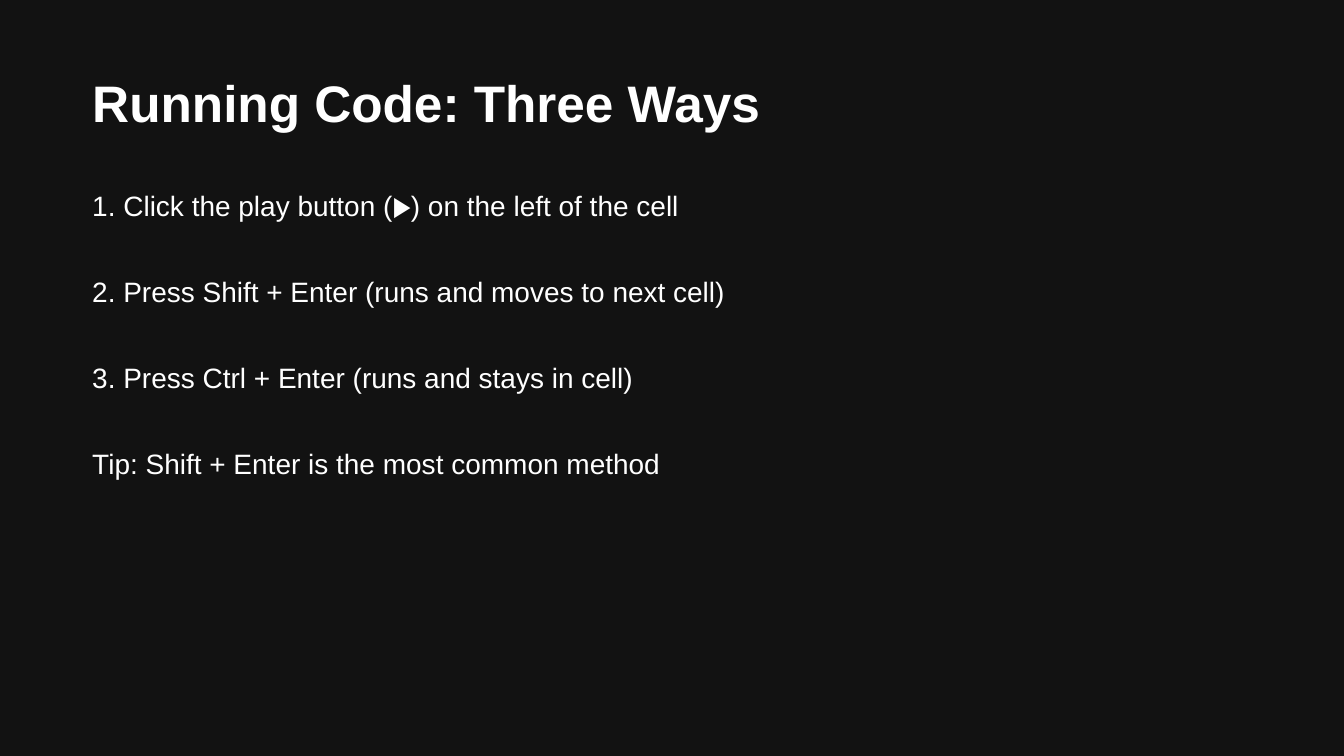
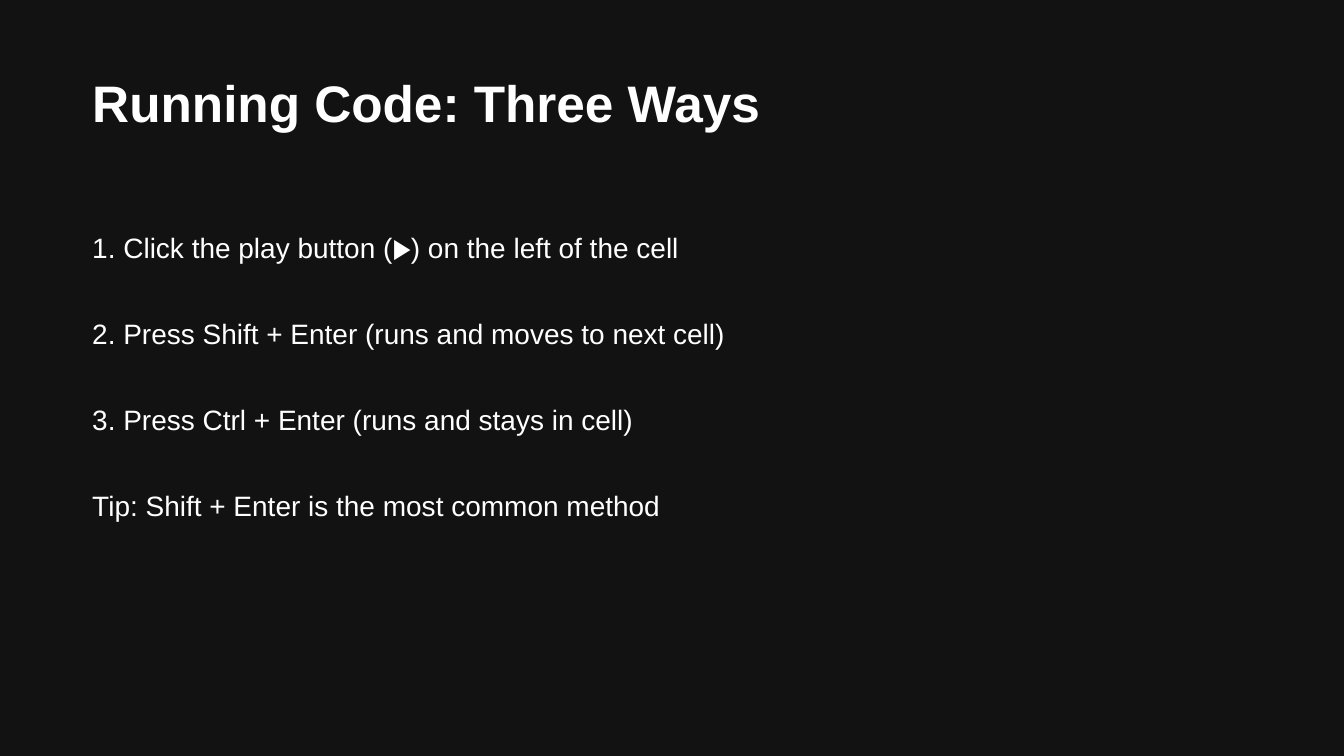
Before and after one commit to kerryback/mgmt675, a slide deck: slide 14 of colab.pptx. Drawn at 1344x756 pixels with LibreOffice and Linux fonts; fonts in the diff are those of the drawing. Boxes give left, top, right and bottom in pixels: in the first picture for what was removed or moved away, otherwise in the second. Text is boxed around its words. In the diff, an @@ line names an element or a change of style, - is before the commit and + after.

```diff
--- a/colab.pptx
+++ b/colab.pptx
@@ text "1. Click the play button ...": place and size @@
-text "1. Click the play button ..." at <box>92,195,724,479</box>
+text "1. Click the play button ..." at <box>92,237,724,521</box>
```
Also in this commit, not shown: 10 other slides changed, 1 slide added, 8 slides removed, 3 other files.
